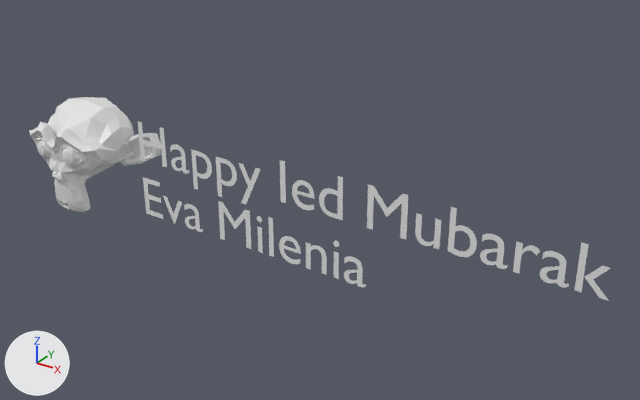
Renders of the Blender file main.blend from each side of a commit.
Before and after are seen from a 50 mm lens placed at (10.14, -9.64, 6.84), pointed at (2.96, 1.05, 0.61). The lights are fixed; the arrows at lower left show +X, +Y and +Z. Text is drawn in Blender's own font.

Objects in the first picture: 'Eva Milenia', 'Suzanne'.
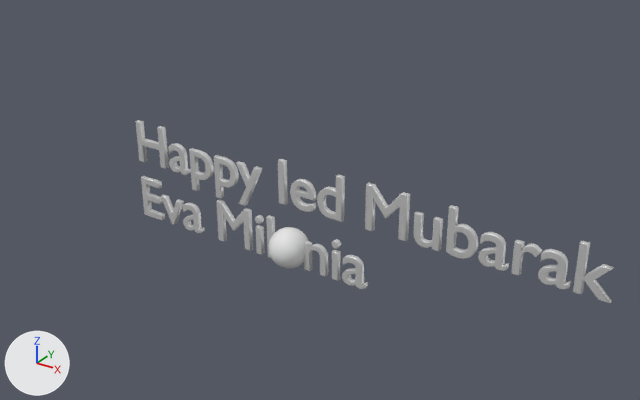
Location of each change, [x1, y1, x2, y2] in pixels of the pictures (640 x 400 px):
'Eva Milenia', reshaped
    before: [137, 121, 611, 301]
    after: [136, 120, 614, 303]
'Suzanne', deleted
    before: [29, 97, 161, 212]
'Marble_Marble_0', added
    after: [268, 227, 308, 268]

The change, as a diff of the scene's bpy script:
```diff
--- a/main.blend.py
+++ b/main.blend.py
@@ mat_material_002 @@
+mat_material_002 = principled_material('Material.002')
+mat_material_002.base_color = (0.8, 0.8, 0.8)  # white #e7e7e7
+mat_material_002.metallic = 0.587
+mat_material_002.specular_ior_level = 0.103
@@ mat_marble @@
+mat_marble = bpy.data.materials.new('Marble')
+mat_marble.use_nodes = True; mat_marble.node_tree.nodes.clear()
+_N = mat_marble.node_tree.nodes; _L = mat_marble.node_tree.links
+n0 = _N.new('ShaderNodeBsdfPrincipled'); n0.name = 'Principled BSDF'
+n0.distribution = 'GGX'
+n0.subsurface_method = 'RANDOM_WALK_SKIN'
+n1 = _N.new('ShaderNodeOutputMaterial'); n1.name = 'Material Output'
+n2 = _N.new('ShaderNodeValue'); n2.name = 'Value'
+n2.outputs[0].default_value = 0.0  # 'Value'
+_L.new(n0.outputs[0], n1.inputs[0])  # 'BSDF' to 'Surface'
+_L.new(n2.outputs[0], n1.inputs[3])  # 'Value' to 'Thickness'
@@ me_marble_marble_0 @@
+me_marble_marble_0.from_pydata(...)  # 642 vertices, 1200 faces; spans x -1.0..1.0, y -1.0..1.0, z -1.0..1.0
+me_marble_marble_0.materials.append(mat_marble)  # its picture is missing
@@ txt_text @@
 txt_text.body = 'Happy Ied Mubarak\nEva Milenia'
+txt_text.materials.append(mat_material_002)  # its picture is missing
+txt_text.bevel_resolution = 2
+txt_text.extrude = 0.03
+txt_text.bevel_depth = 0.01
@@ ob_suzanne @@
-ob_suzanne = bpy.data.objects.new('Suzanne', me_suzanne)
-ob_suzanne.location = (-1.96, 0.65, 0.45)
@@ ob_marble_marble_0 @@
+ob_marble_marble_0 = bpy.data.objects.new('Marble_Marble_0', me_marble_marble_0)
+ob_marble_marble_0.parent = ob_marble
+ob_marble_marble_0.location = (0.0, 0.0, 0.0)
@@ ob_marble @@
+ob_marble = bpy.data.objects.new('Marble', None)
+ob_marble.parent = ob_rootnode
+ob_marble.location = (0.0, 0.0, 0.0)
+ob_marble.rotation_euler = (-1.571, 0.0, 0.0)  # degrees (-90, 0, 0)
+ob_marble.scale = (100.0, 100.0, 100.0)
@@ ob_rootnode @@
+ob_rootnode = bpy.data.objects.new('RootNode', None)
+ob_rootnode.parent = ob_heart_in_love_original_fbx
+ob_rootnode.location = (0.0, 0.0, 0.0)
@@ ob_heart_in_love_original_fbx @@
+ob_heart_in_love_original_fbx = bpy.data.objects.new('heart_in_love_original.fbx', None)
+ob_heart_in_love_original_fbx.parent = ob_sketchfab_model
+ob_heart_in_love_original_fbx.location = (0.0, 0.0, 0.0)
+ob_heart_in_love_original_fbx.rotation_euler = (1.571, 0.0, 0.0)  # degrees (90, 0, 0)
@@ ob_sketchfab_model @@
+ob_sketchfab_model = bpy.data.objects.new('Sketchfab_model', None)
+ob_sketchfab_model.location = (3.091, 0.0, 0.258)
+ob_sketchfab_model.rotation_euler = (-1.571, 0.0, 0.0)  # degrees (-90, 0, 0)
+ob_sketchfab_model.scale = (0.00316, 0.00316, 0.00316)
```
